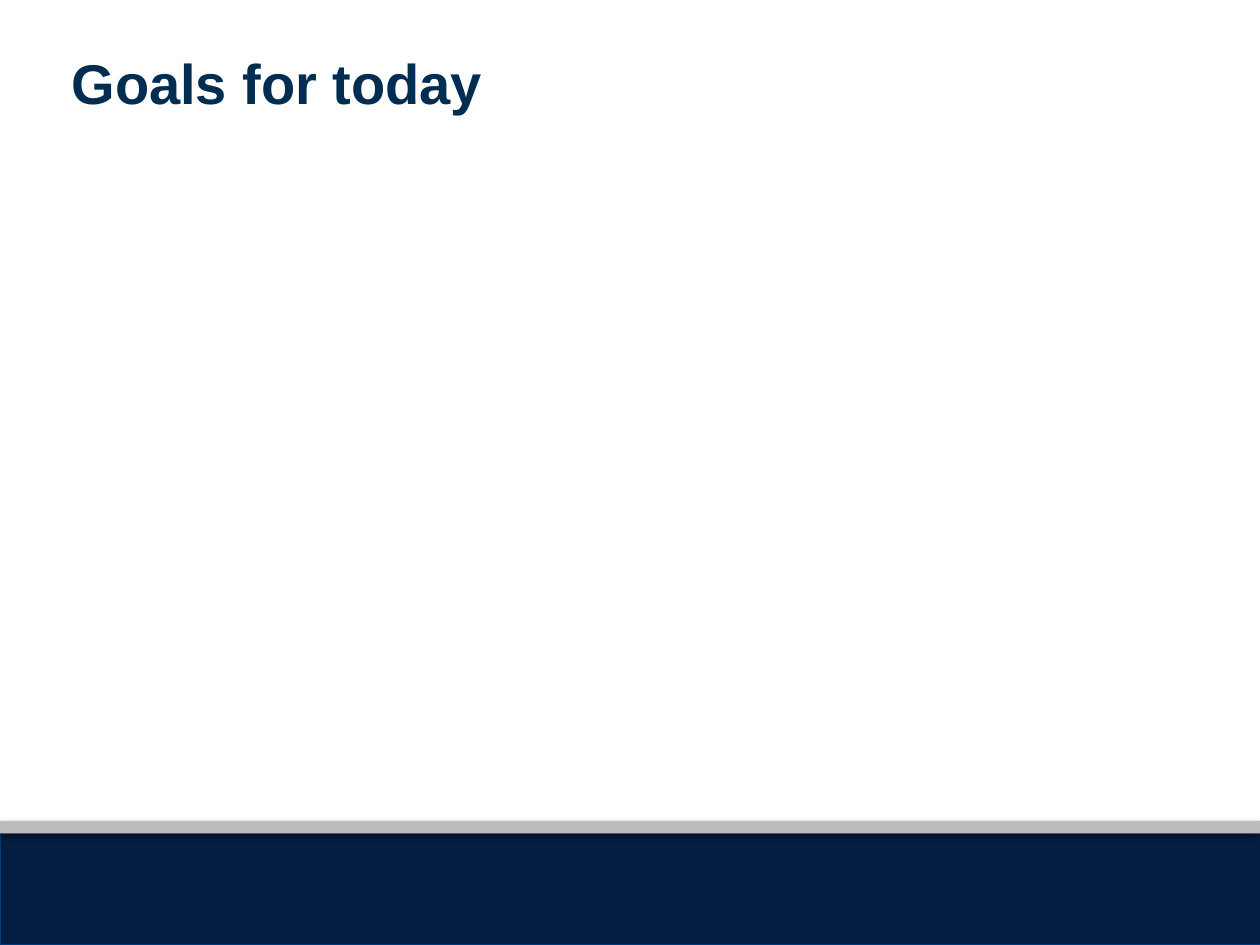
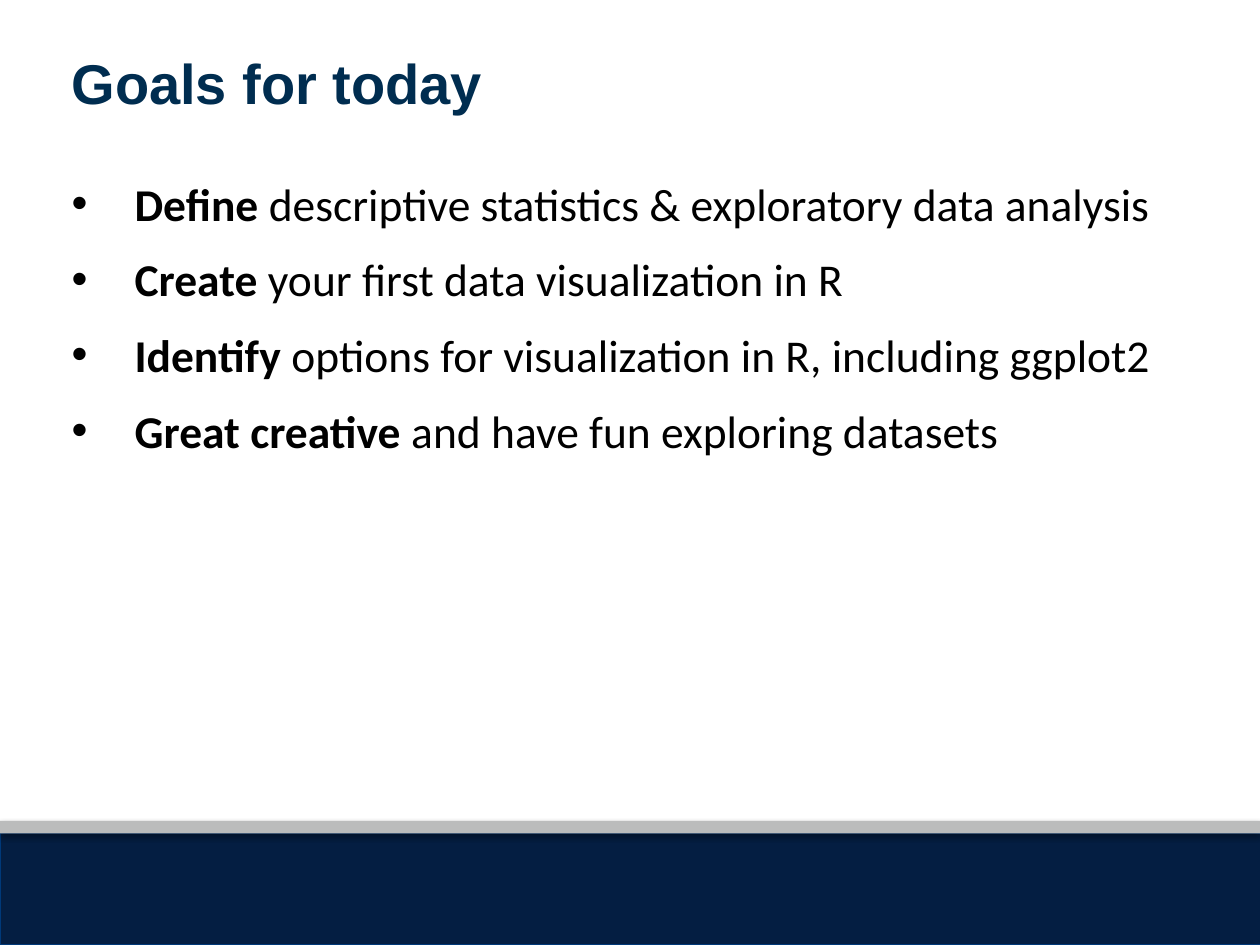
Before and after one commit to seaneff/data-science-basics-2023, a slide deck: slide 2 of day3/R Workshop Day 3 Slides.pptx. Drawn at 1260x945 pixels with LibreOffice and Linux fonts; fonts in the diff are those of the drawing; background and template pictures are left out. Boxes give left, top, right and bottom in pixels: in the first picture for what was removed or moved away, otherwise in the second. Text is boxed around its words. In the diff, an @@ line names an element or a change of style, - is before the commit and + after.

```diff
--- a/day3/R Workshop Day 3 Slides.pptx
+++ b/day3/R Workshop Day 3 Slides.pptx
@@ text added at (135,189,1150,456), 26 pt, text #000000 @@
+• Define descriptive statistics & exploratory data analysis
+• Create your first data visualization in R
+• Identify options for visualization in R, including ggplot2
+• Great creative and have fun exploring datasets
```
Also in this commit, not shown: 20 other files.
